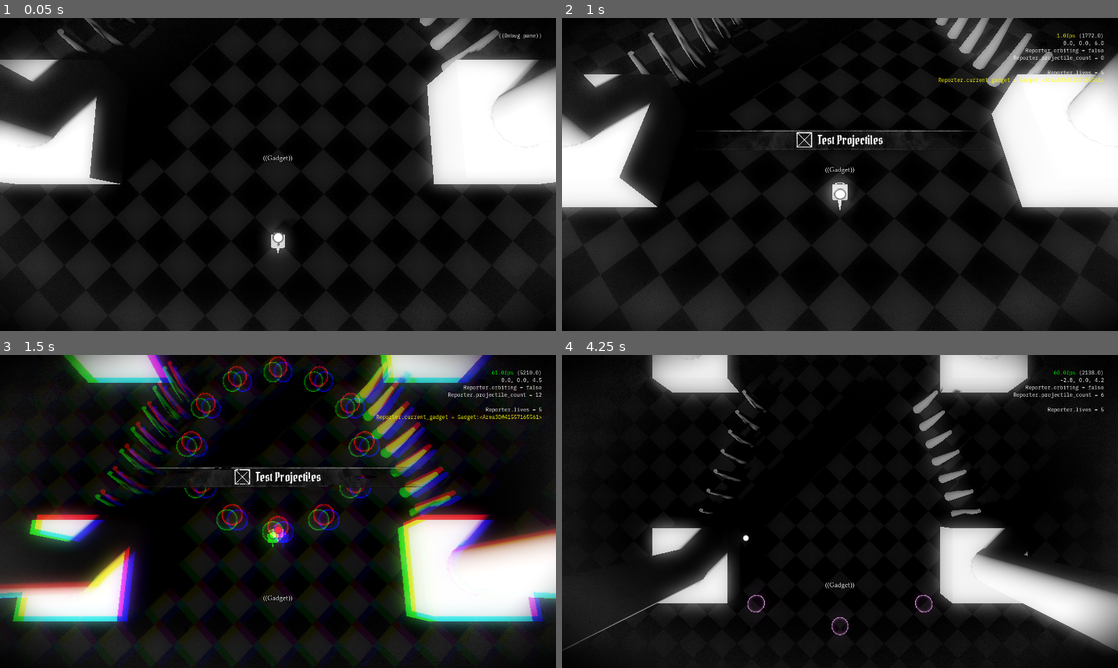
Above: before the commit, frames 1-4 (two rows, left to right).
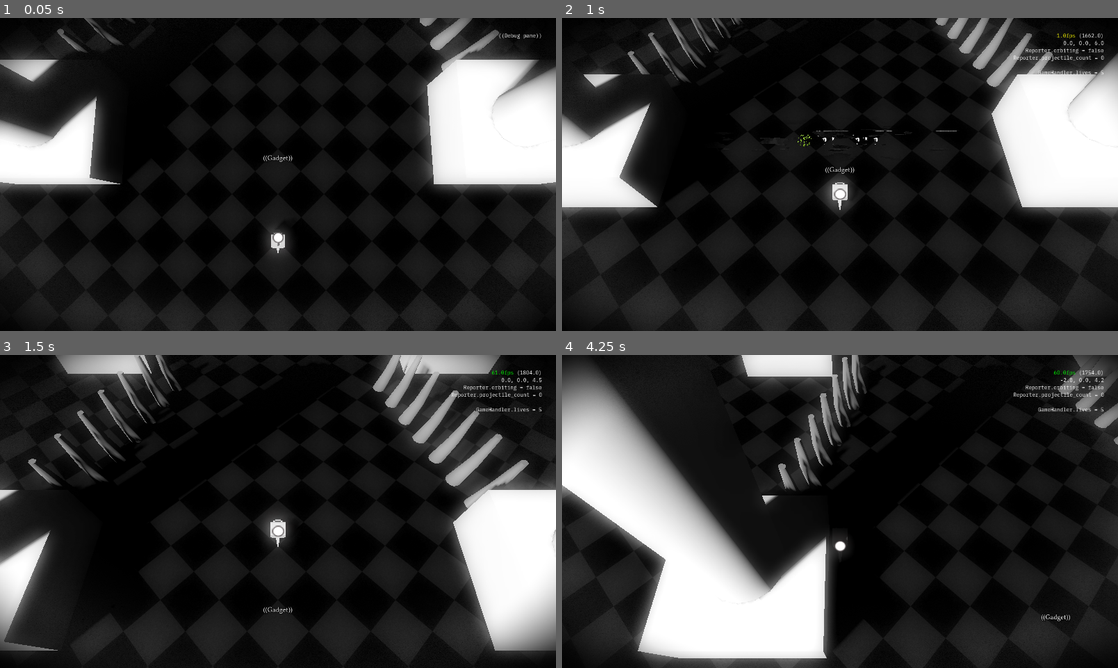
Above: after the commit, the same moments.

Repository: slyllama/dwelt
Game: Godot game, scene res://maps/debug/debug_map.tscn
Two runs of this game, one before a commit and one after it. Both use one fixed random seed, a clock stepped at 60 frames per second and the inputs below.
Inputs (mouse positions are in pixels of both pictures, inside the frame that each line leads up to):
- Up to frame 1 (0.05 s): no input
- Up to frame 2 (1 s): move the mouse to (995, 74) at 0.52 s; hold W (move_forward) from 0.53 s (still down); right-click (995, 74) at 0.6 s
- Up to frame 3 (1.5 s): keep holding W (move_forward); move the mouse to (444, 558) at 1.27 s; tap F (interact) at 1.35 s
- Up to frame 4 (4.25 s): move the mouse to (673, 464) at 2.02 s; release W (move_forward) at 2.03 s; hold A (strafe_left) 2.03-3.53 s; right-click (673, 464) at 2.1 s; move the mouse to (867, 511) at 2.77 s; tap F (interact) at 2.85 s; move the mouse to (756, 433) at 3.52 s; hold S (move_back) from 3.53 s (still down); right-click (756, 433) at 3.6 s

Frame 1 is identical in both runs. In frame 2, 0.8% of the frame differs, in the area x 26-98%, y 4-43%; in frame 3, 39%; in frame 4, 44%, in the area x 0-100%, y 0-100%.

Commit message:
Damage effects

Diff:
--- a/lib/_global/game_handler.gd
+++ b/lib/_global/game_handler.gd
@@ -1,4 +1,11 @@
 extends Node
+
+signal life_lost
 
 var max_lives = 5
 var lives = max_lives
+
+func lose_life() -> void:
+	if lives > 0:
+		lives -= 1
+		life_lost.emit()
--- a/lib/debug/debug_pane/debug_pane.gd
+++ b/lib/debug/debug_pane/debug_pane.gd
@@ -31,7 +31,7 @@
 			Utils.fmt_vec3(Reporter.player_position),
 			"Reporter.orbiting = " + str(Reporter.orbiting),
 			"Reporter.projectile_count = " + str(Reporter.projectile_count), "",
-			"Reporter.lives = " + str(GameHandler.lives)
+			"GameHandler.lives = " + str(GameHandler.lives)
 		])
 
 		if Reporter.current_gadget:
--- a/lib/projectile/projectile.gd
+++ b/lib/projectile/projectile.gd
@@ -31,6 +31,7 @@
 
 	area.body_entered.connect(func(body):
 		if body == Reporter.player: # connection for hitting player
+			GameHandler.lose_life()
 			Reporter.do_shake_camera.emit()
 		destroy())
 	add_child(area)
--- a/lib/screen_effects/screen_fx.gd
+++ b/lib/screen_effects/screen_fx.gd
@@ -8,5 +8,15 @@
 	_aberrate_tween.tween_method(_set_abberation, 8.0, 0.0, time)
 
 func _ready() -> void:
+	# Setup
+	$DamageSplash.modulate.a = 0.0
+	$Underlay.queue_free()
+
+	# Connections
 	Reporter.do_shake_camera.connect(aberrate)
 	Reporter.do_aberrate_camera.connect(aberrate)
+
+	GameHandler.life_lost.connect(func():
+		$DamageSplash.modulate.a = 1.0
+		var _fade_tween = create_tween()
+		_fade_tween.tween_property($DamageSplash, "modulate:a", 0.0, 0.55))
--- a/lib/screen_effects/screen_fx.tscn
+++ b/lib/screen_effects/screen_fx.tscn
@@ -1,9 +1,10 @@
-[gd_scene load_steps=6 format=3 uid="uid://bo618rg2ywoem"]
+[gd_scene load_steps=7 format=3 uid="uid://bo618rg2ywoem"]
 
 [ext_resource type="Script" uid="uid://d1bq5apl8q4ym" path="res://lib/screen_effects/screen_fx.gd" id="1_0vt01"]
 [ext_resource type="Texture2D" uid="uid://o5ixppyxx26w" path="res://generic/materials/textures/tile_diff.jpg" id="1_s6quk"]
 [ext_resource type="Shader" uid="uid://db3xq6kj8vymn" path="res://lib/screen_effects/materials/shaders/shader_screen_fx.gdshader" id="2_scdlq"]
 [ext_resource type="Texture2D" uid="uid://cxqhd537ehn5x" path="res://lib/screen_effects/materials/textures/grain_mask.jpg" id="3_k5v6p"]
+[ext_resource type="Texture2D" uid="uid://cbslc22jbycxg" path="res://lib/screen_effects/materials/textures/damage_splash.png" id="6_7rb4x"]
 
 [sub_resource type="ShaderMaterial" id="ShaderMaterial_at23u"]
 shader = ExtResource("2_scdlq")
@@ -18,7 +19,6 @@
 script = ExtResource("1_0vt01")
 
 [node name="Underlay" type="TextureRect" parent="."]
-visible = false
 anchors_preset = 15
 anchor_right = 1.0
 anchor_bottom = 1.0
@@ -38,3 +38,67 @@
 grow_vertical = 2
 mouse_filter = 2
 color = Color(0, 0, 0, 0)
+
+[node name="DamageSplash" type="Control" parent="."]
+layout_mode = 3
+anchors_preset = 15
+anchor_right = 1.0
+anchor_bottom = 1.0
+grow_horizontal = 2
+grow_vertical = 2
+mouse_filter = 2
+
+[node name="Corner" type="TextureRect" parent="DamageSplash"]
+custom_minimum_size = Vector2(494, 314)
+layout_mode = 1
+anchors_preset = 1
+anchor_left = 1.0
+anchor_right = 1.0
+offset_left = -494.0
+offset_bottom = 314.0
+grow_horizontal = 0
+texture = ExtResource("6_7rb4x")
+expand_mode = 1
+stretch_mode = 5
+
+[node name="Corner2" type="TextureRect" parent="DamageSplash"]
+custom_minimum_size = Vector2(494, 314)
+layout_mode = 1
+offset_right = 494.0
+offset_bottom = 314.0
+texture = ExtResource("6_7rb4x")
+expand_mode = 1
+stretch_mode = 5
+flip_h = true
+
+[node name="Corner3" type="TextureRect" parent="DamageSplash"]
+custom_minimum_size = Vector2(494, 314)
+layout_mode = 1
+anchors_preset = 2
+anchor_top = 1.0
+anchor_bottom = 1.0
+offset_top = -314.0
+offset_right = 494.0
+grow_vertical = 0
+texture = ExtResource("6_7rb4x")
+expand_mode = 1
+stretch_mode = 5
+flip_h = true
+flip_v = true
+
+[node name="Corner4" type="TextureRect" parent="DamageSplash"]
+custom_minimum_size = Vector2(494, 314)
+layout_mode = 1
+anchors_preset = 3
+anchor_left = 1.0
+anchor_top = 1.0
+anchor_right = 1.0
+anchor_bottom = 1.0
+offset_left = -494.0
+offset_top = -314.0
+grow_horizontal = 0
+grow_vertical = 0
+texture = ExtResource("6_7rb4x")
+expand_mode = 1
+stretch_mode = 5
+flip_v = true
--- a/maps/debug/debug_map.tscn
+++ b/maps/debug/debug_map.tscn
@@ -132,6 +132,7 @@
 
 [node name="Gadget" parent="." instance=ExtResource("9_31nek")]
 transform = Transform3D(1, 0, 0, 0, 1, 0, 0, 0, 1, 0, 0, 5.5)
+radius = 0.5
 interact_text = "Test Projectiles"
 dismiss_interaction = false
 
Binary file changed: generic/textures/placeholder.png
Binary file added: lib/screen_effects/materials/textures/damage_splash.png
Not shown, added: lib/screen_effects/materials/textures/damage_splash.png.import
